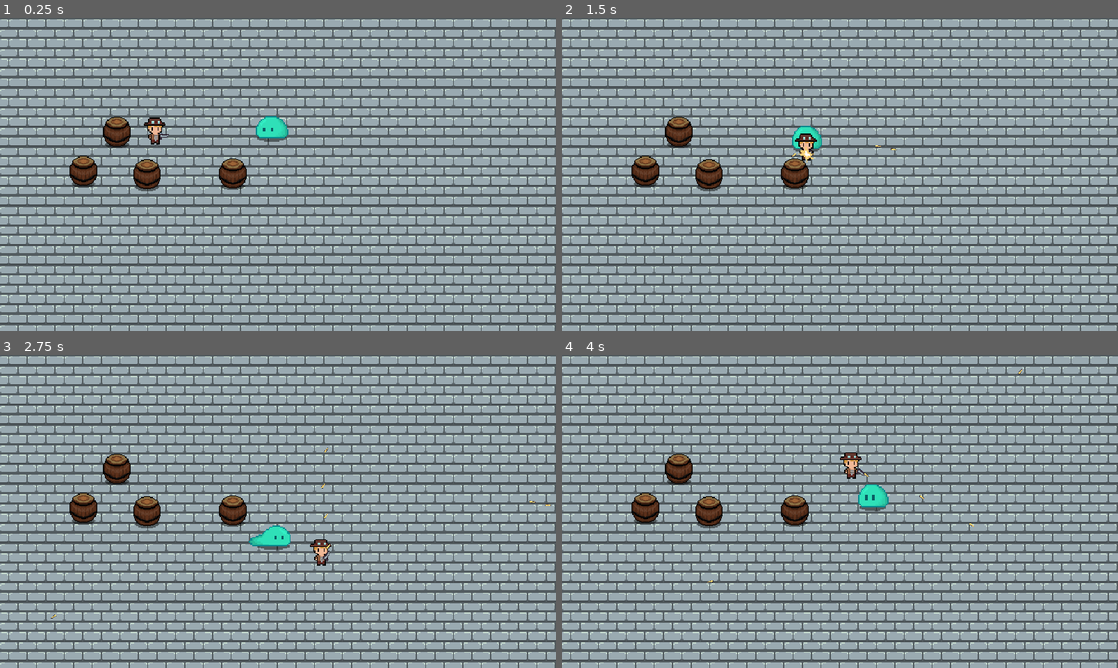
Above: before the commit, frames 1-4 (two rows, left to right).
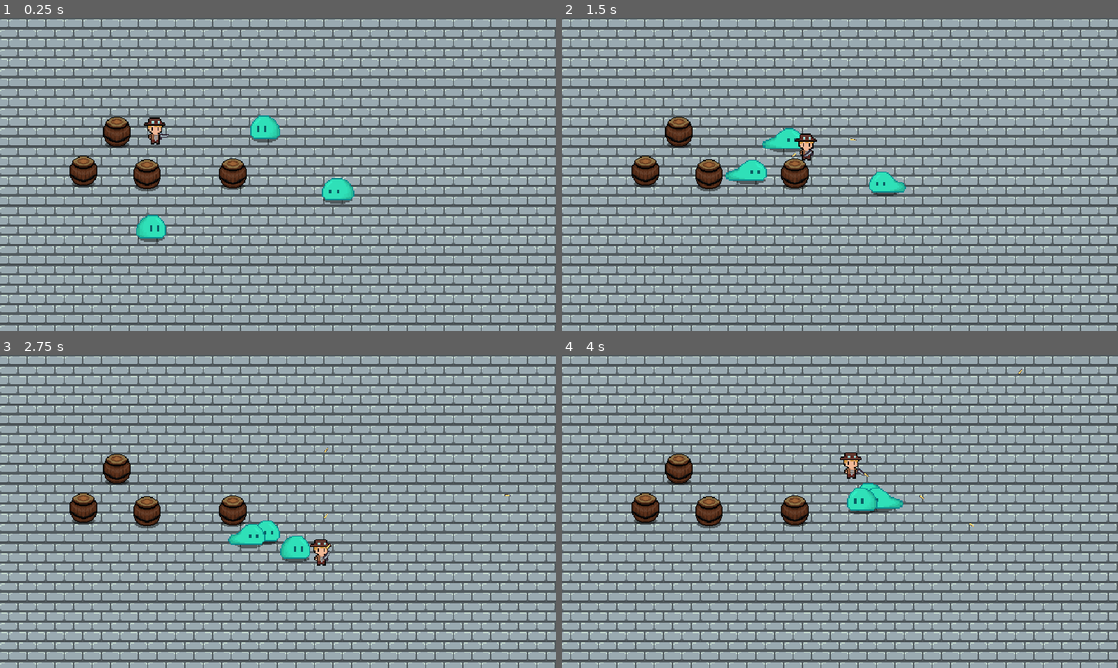
Above: after the commit, the same moments.

Repository: WAIWAI-PARTY/Life-after-people
Game: Godot game, scene res://World.tscn
The game is run twice, just before and just after one commit, with the same random seed, the same clock (stepped at 60 frames per second) and the same inputs.
Inputs (mouse positions are in pixels of both pictures, inside the frame that each line leads up to):
- Up to frame 1 (0.25 s): no input
- Up to frame 2 (1.5 s): move the mouse to (962, 158) at 0.52 s; press the mouse at (962, 158) at 0.53 s; hold D (ui_right) 0.53-1.28 s; move the mouse to (728, 190) at 1.27 s; release the mouse at (728, 190) at 1.28 s; hold S (ui_down) from 1.28 s (still down); click (728, 190) at 1.35 s
- Up to frame 3 (2.75 s): move the mouse to (333, 442) at 2.02 s; release S (ui_down) at 2.03 s; press the mouse at (333, 442) at 2.03 s; hold D (ui_right) from 2.03 s (still down)
- Up to frame 4 (4 s): move the mouse to (812, 574) at 2.77 s; release D (ui_right) at 2.78 s; release the mouse at (812, 574) at 2.78 s; hold W (ui_up) 2.78-3.53 s; click (812, 574) at 2.85 s; move the mouse to (1006, 558) at 3.52 s; press the mouse at (1006, 558) at 3.53 s; hold A (ui_left) from 3.53 s (still down)

The runs differ from the first frame. In frame 1, 1.1% of the frame differs, in the area x 24-64%, y 31-72%; in frame 2, 1.3%, in the area x 29-62%, y 34-57%; in frame 3, 1.0%; in frame 4, 0.5%.

Commit message:
ysort and increase detection

Diff:
--- a/Enemy/Slime.tscn
+++ b/Enemy/Slime.tscn
@@ -50,7 +50,7 @@
 "frames": [ SubResource( 10 ), SubResource( 11 ), SubResource( 12 ) ],
 "loop": true,
 "name": "walk",
-"speed": 6.0
+"speed": 4.0
 } ]
 
 [sub_resource type="CapsuleShape2D" id=1]
@@ -107,6 +107,7 @@
 [node name="Stats" parent="." instance=ExtResource( 5 )]
 
 [node name="PlayerDetectionZone" parent="." instance=ExtResource( 7 )]
+scale = Vector2( 1.5, 1.5 )
 
 [node name="CollisionShape2D" parent="PlayerDetectionZone" index="0"]
 shape = SubResource( 13 )
--- a/World.tscn
+++ b/World.tscn
@@ -22,18 +22,30 @@
 [node name="Gun" parent="YSort/Player" instance=ExtResource( 1 )]
 position = Vector2( 5, 1 )
 
-[node name="Slime" parent="YSort" instance=ExtResource( 4 )]
+[node name="slimes" type="YSort" parent="YSort"]
+
+[node name="Slime" parent="YSort/slimes" instance=ExtResource( 4 )]
 position = Vector2( 234.03, 97.8397 )
 collision_layer = 0
 
-[node name="barrel" parent="YSort" instance=ExtResource( 5 )]
+[node name="Slime2" parent="YSort/slimes" instance=ExtResource( 4 )]
+position = Vector2( 130, 191 )
+collision_layer = 0
+
+[node name="Slime3" parent="YSort/slimes" instance=ExtResource( 4 )]
+position = Vector2( 291, 151 )
+collision_layer = 0
+
+[node name="barrels" type="YSort" parent="YSort"]
+
+[node name="barrel" parent="YSort/barrels" instance=ExtResource( 5 )]
 position = Vector2( 127, 136 )
 
-[node name="barrel2" parent="YSort" instance=ExtResource( 5 )]
+[node name="barrel2" parent="YSort/barrels" instance=ExtResource( 5 )]
 position = Vector2( 72, 133 )
 
-[node name="barrel3" parent="YSort" instance=ExtResource( 5 )]
+[node name="barrel3" parent="YSort/barrels" instance=ExtResource( 5 )]
 position = Vector2( 101, 99 )
 
-[node name="barrel4" parent="YSort" instance=ExtResource( 5 )]
+[node name="barrel4" parent="YSort/barrels" instance=ExtResource( 5 )]
 position = Vector2( 201, 135 )
